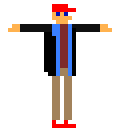
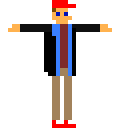
Layers edited between the first and the second 128x128 image:
painted on "Head" over [left=52, top=0, right=76, bottom=12]
